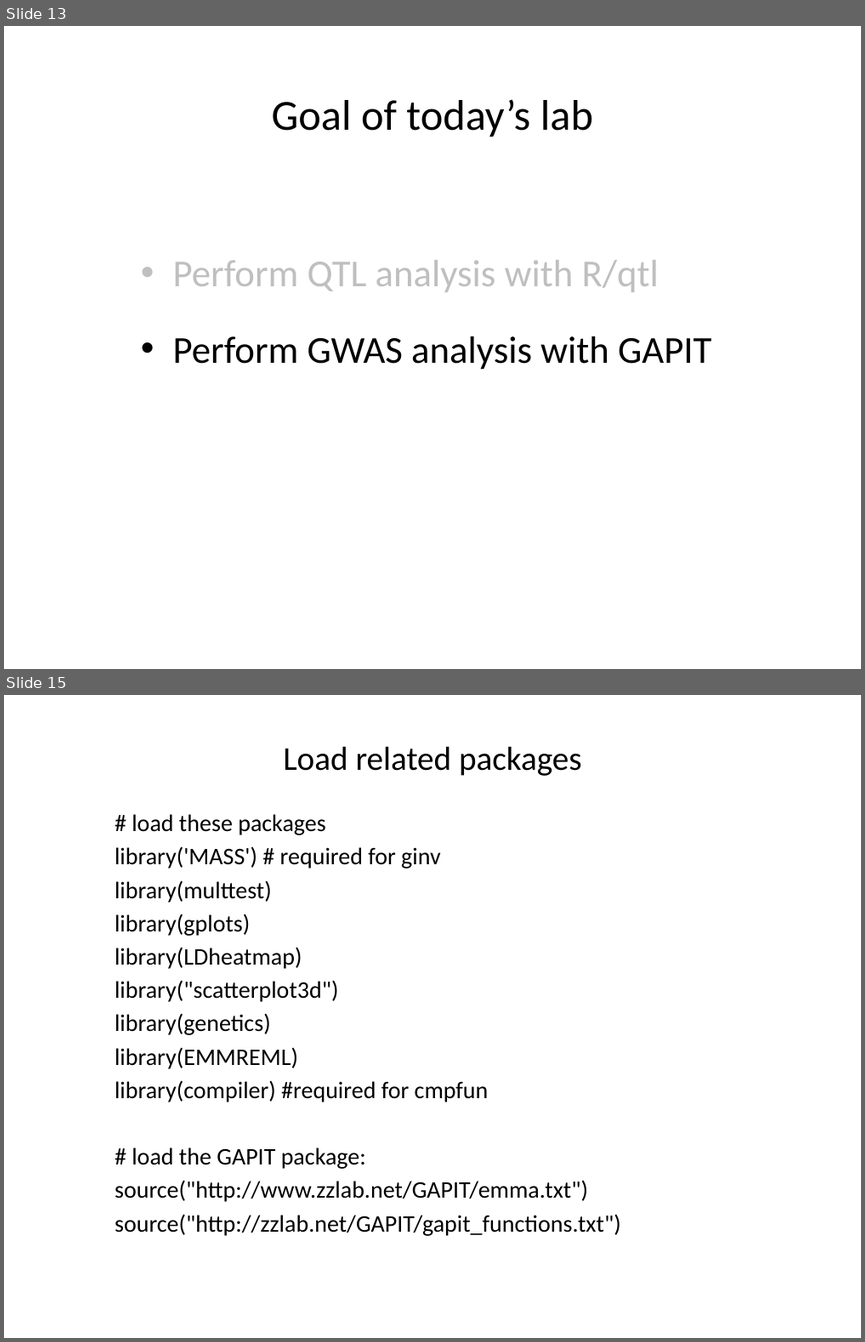
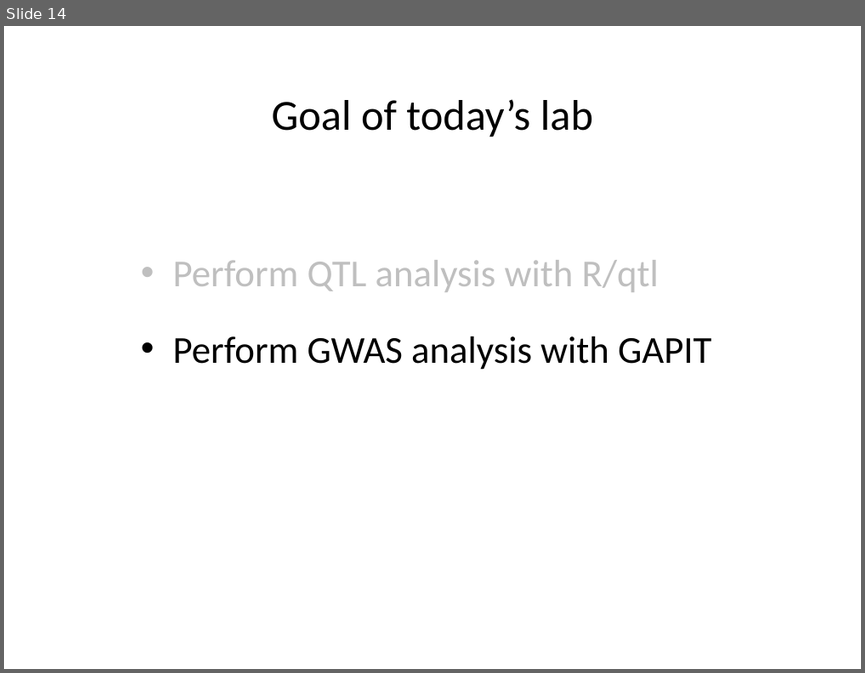
Before and after one commit to liu3zhenlab/teaching, a slide deck: PLPTH813Bioinformatis/2023/labs/lab07_qtl_gwas.pptx. Shown one above the other, each under a label of ours: slides 13 and 15 before the commit, slide 14 after it; the slides between them are not shown. The pictures are 865x1342 and 865x673 pixels, drawn with LibreOffice and Linux fonts; fonts in the diff are those of the drawing. Boxes give left, top, right and bottom in pixels: in the first picture for what was removed or moved away, otherwise in the second. Text is boxed around its words. In the diff, an @@ line names an element or a change of style, - is before the commit and + after.

```diff
--- a/PLPTH813Bioinformatis/2023/labs/lab07_qtl_gwas.pptx
+++ b/PLPTH813Bioinformatis/2023/labs/lab07_qtl_gwas.pptx
@@ slide 15 removed at [4, 695, 861, 1338], background #FFFFFF @@
@@ title removed at [283, 746, 582, 776] @@
-Load related packages
@@ text removed at [114, 814, 621, 1236] @@
-# load these packages
-library('MASS') # required for ginv
-library(multtest)
-library(gplots)
-library(LDheatmap)
-library("scatterplot3d")
-library(genetics)
-library(EMMREML)
-library(compiler) #required for cmpfun
-# load the GAPIT package:
-source("http://www.zzlab.net/GAPIT/emma.txt")
-source("http://zzlab.net/GAPIT/gapit_functions.txt")
@@ what was slide 13 is now slide 14 @@
```
Also in this commit, not shown: 8 slides changed, 3 slides added, 1 other slide removed, 1 other file.
